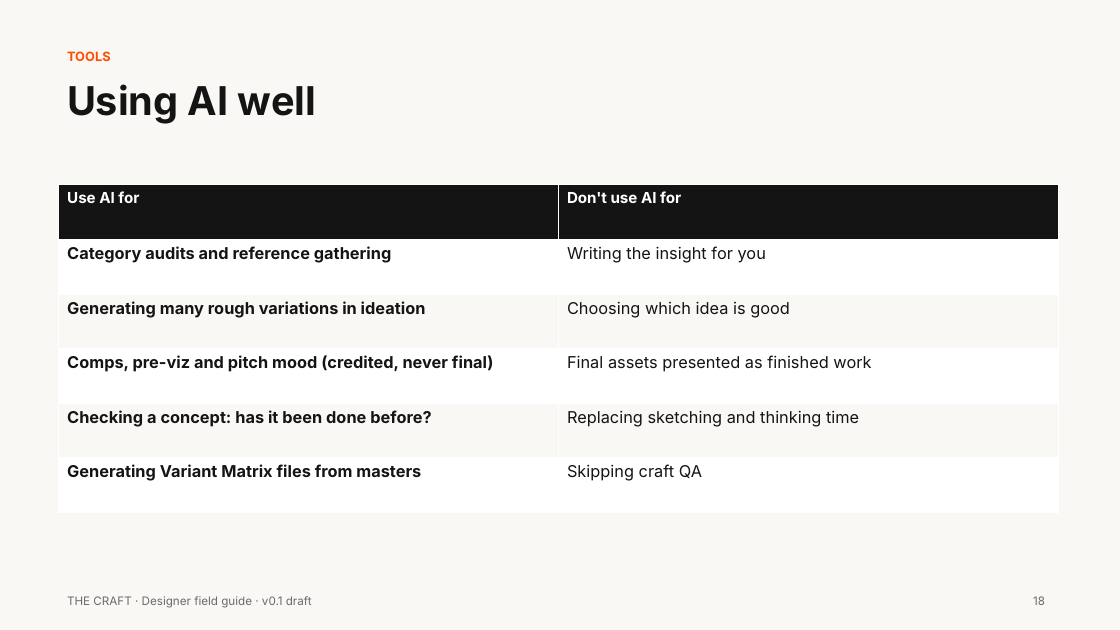
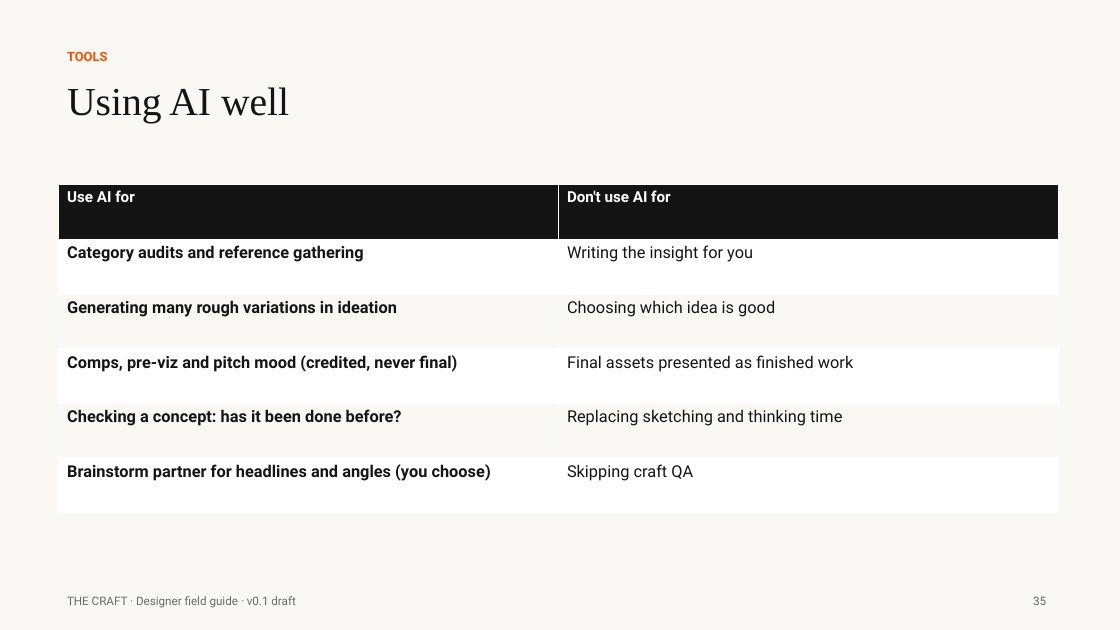
Before and after one commit to ThinkFabianCreative/CreativeEngine, a slide deck: slide 35 of agency-ops/The_Craft_v0.1.pptx (slide 18 before the commit). Drawn at 1120x630 pixels with LibreOffice and Linux fonts; fonts in the diff are those of the drawing. Boxes give left, top, right and bottom in pixels: in the first picture for what was removed or moved away, otherwise in the second. Text is boxed around its words. In the diff, an @@ line names an element or a change of style, - is before the commit and + after.

```diff
--- a/agency-ops/The_Craft_v0.1.pptx
+++ b/agency-ops/The_Craft_v0.1.pptx
@@ text "TOOLS" at [67, 51, 107, 61]: font Inter to Roboto @@
@@ text "Using AI well" at [67, 87, 289, 123]: font Inter to Times New Roman, bold off @@
@@ table at [59, 185, 1059, 513] @@
-row 6, column 1: Generating Variant Matrix files from masters
+row 6, column 1: Brainstorm partner for headlines and angles (you choose)
@@ font Inter to Roboto in "Use AI for", "Don't use AI for", "Category audits and reference gathering", "Writing the insight for you" and 7 more places @@
@@ text "THE CRAFT · Designer field ..." at [67, 596, 295, 608]: font Inter to Roboto @@
@@ text at [1033, 596, 1046, 605]: text changed; font Inter to Roboto @@
-18
+35
```
Also in this commit, not shown: 17 other slides changed, 17 slides added, 7 other files.
